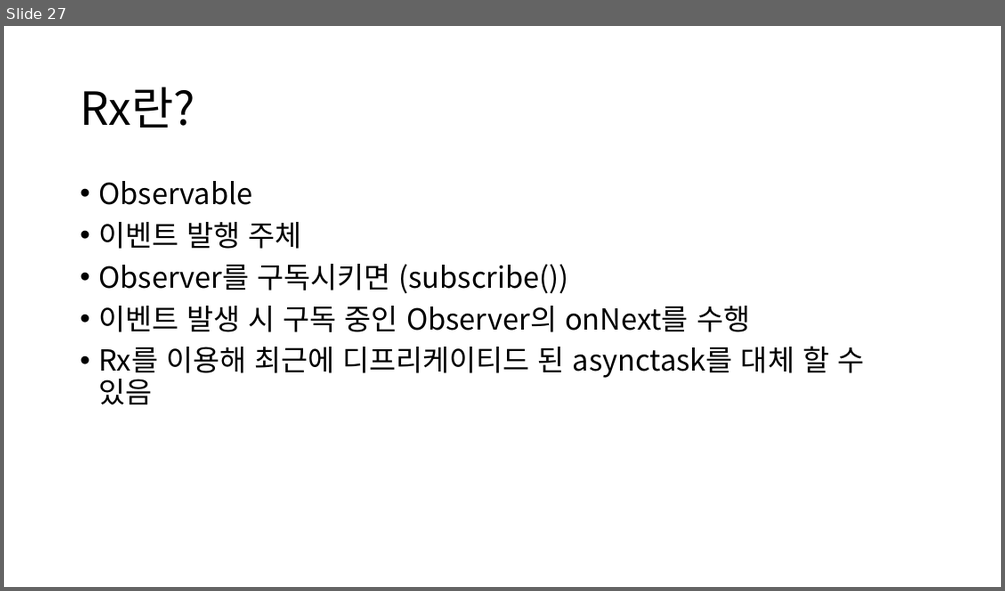
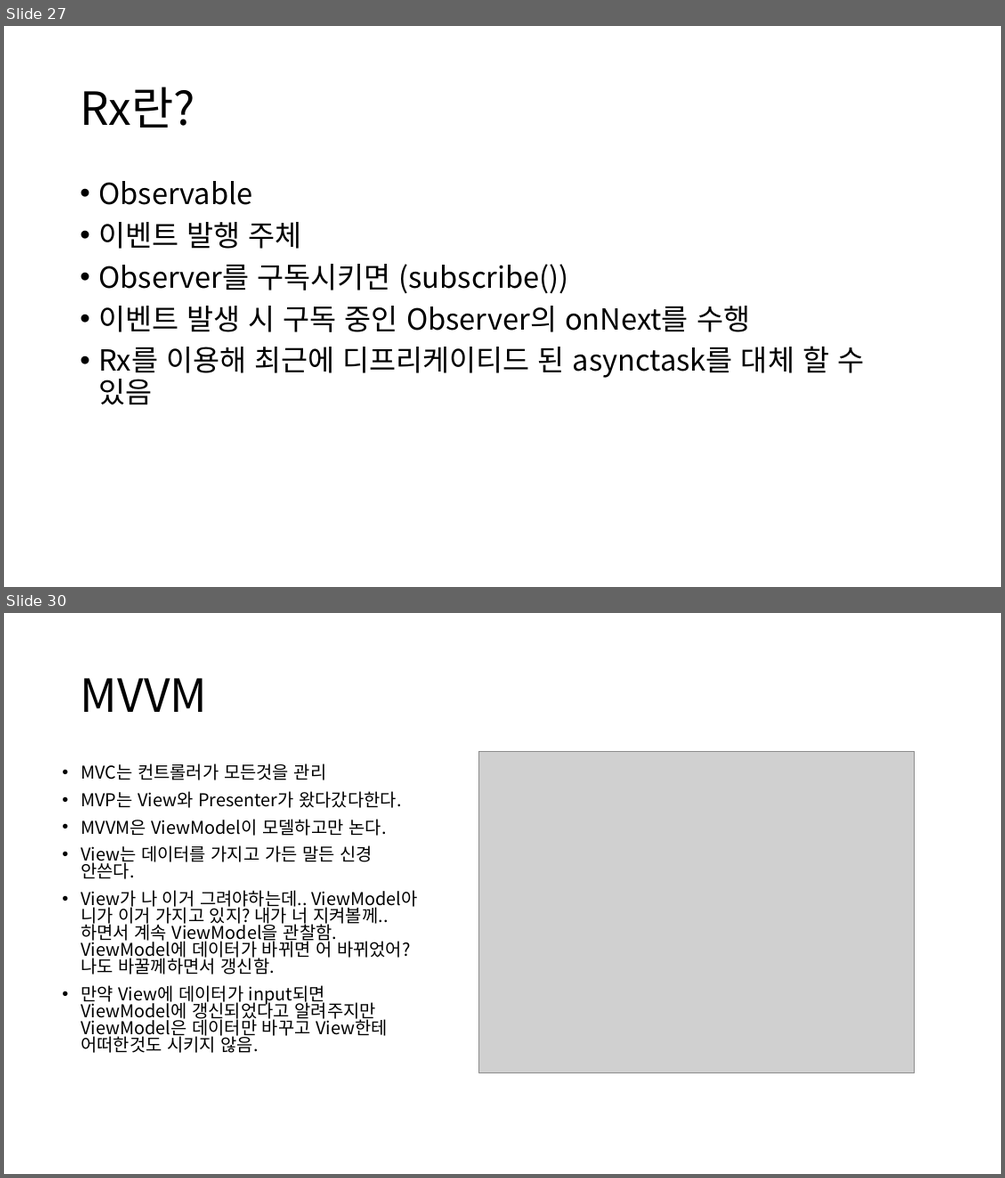
Before and after one commit to satelite54/BUSAN_IT_ACADEMY, a slide deck: 학습자료/학습 정리.pptx. Shown one above the other, each under a label of ours: slide 27 before the commit, slides 27 and 30 after it; the slides between them are not shown. The pictures are 1005x591 and 1005x1178 pixels, drawn with LibreOffice and Linux fonts; fonts in the diff are those of the drawing; grey boxes stand for pictures. Boxes give left, top, right and bottom in pixels: in the first picture for what was removed or moved away, otherwise in the second. Text is boxed around its words. In the diff, an @@ line names an element or a change of style, - is before the commit and + after.

Commit message:
[java, JSP, Android]  - 안드로이드 MVC, MVP, MVVM 패턴 학습자료 업데이트  - 안드로이드 MVVM 예제 어플리케이션 프로젝트 생성  - JSP 소스코드 추가 업로드

```diff
--- a/학습자료/학습 정리.pptx
+++ b/학습자료/학습 정리.pptx
@@ slide 30 added at box(4, 613, 1001, 1174), background #FFFFFF @@
@@ title added at box(80, 678, 207, 712), 44 pt, text #000000 @@
+MVVM
@@ text added at box(81, 763, 417, 1053), 17 pt, text #000000 @@
+• MVC는 컨트롤러가 모든것을 관리
+• MVP는 View와 Presenter가 왔다갔다한다.
+• MVVM은 ViewModel이 모델하고만 논다.
+• View는 데이터를 가지고 가든 말든 신경 안쓴다.
+• View가 나 이거 그려야하는데.. ViewModel아 니가 이거 가지고 있지? 내가 너 지켜볼께.. 하면서 계속 ViewModel을 관찰함. ViewModel에 데이터가 바뀌면 어 바뀌었어? 나도 바꿀께하면서 갱신함.
+• 만약 View에 데이터가 input되면 ViewModel에 갱신되었다고 알려주지만 ViewModel은 데이터만 바꾸고 View한테 어떠한것도 시키지 않음.
@@ picture added at box(479, 751, 914, 1073) @@
```
Also in this commit, not shown: 7 other slides added, 40 other files.
